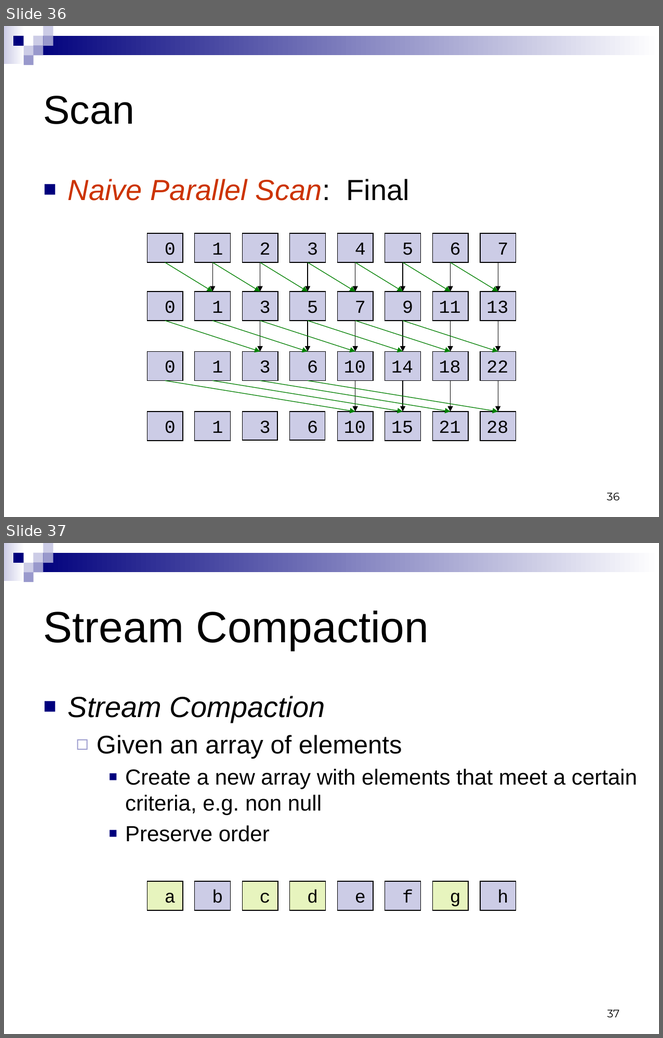
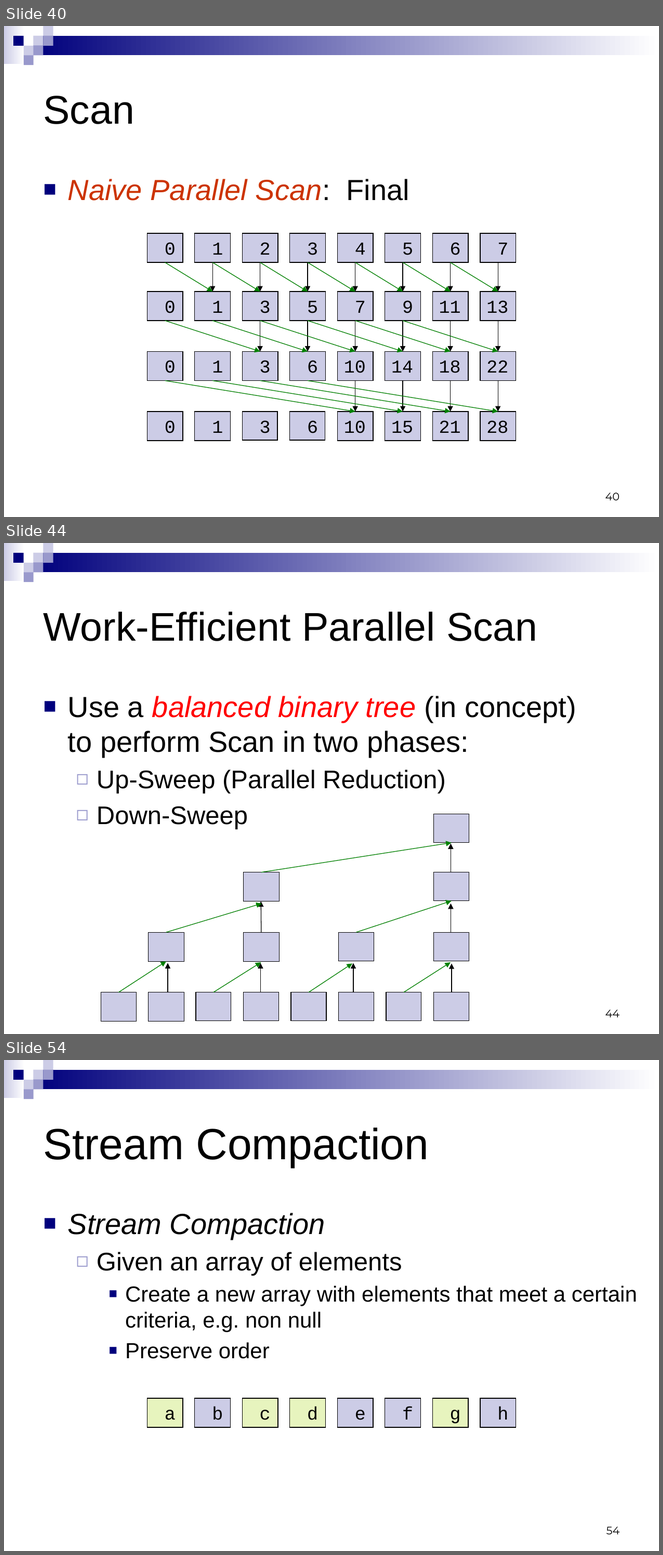
Before and after one commit to CIS565-Fall-2015/cis565-fall-2015.github.io, a slide deck: lectures/2-Parallel-Algorithms.pptx. Shown one above the other, each under a label of ours: slides 36 and 37 before the commit, slides 40, 44 and 54 after it; the slides between them are not shown. The pictures are 663x1038 and 663x1555 pixels, drawn with LibreOffice and Linux fonts; fonts in the diff are those of the drawing. Boxes give left, top, right and bottom in pixels: in the first picture for what was removed or moved away, otherwise in the second. Text is boxed around its words. In the diff, an @@ line names an element or a change of style, - is before the commit and + after.

Commit message:
Added Work Efficient Parallel Scan

```diff
--- a/lectures/2-Parallel-Algorithms.pptx
+++ b/lectures/2-Parallel-Algorithms.pptx
@@ slide 44 added at (4,543,659,1034), background #FFFFFF; not listed: 9 template elements that a slide beside it also shows @@
@@ title added at (44,612,538,641), 44 pt, text #000000 @@
+Work-Efficient Parallel Scan
@@ text added at (68,696,577,830), 32 pt, text #000000 @@
+■ Use a balanced binary tree (in concept) to perform Scan in two phases:
+  ◻ Up-Sweep (Parallel Reduction)
+  ◻ Down-Sweep
@@ rectangle added at (434,814,469,843), fill #CCCCE6, outline #000000 0.75 pt @@
@@ arrow added from (261, 873) to (452, 843), #008000 0.75 pt @@
@@ arrow added from (451, 873) to (451, 844), #000000 0.75 pt @@
@@ rectangle added at (243,873,279,901), fill #CCCCE6, outline #000000 0.75 pt @@
@@ rectangle added at (434,873,469,901), fill #CCCCE6, outline #000000 0.75 pt @@
@@ arrow added from (261, 933) to (261, 901), #000000 0.75 pt @@
@@ arrow added from (357, 933) to (452, 901), #008000 0.75 pt @@
@@ arrow added from (166, 933) to (261, 904), #008000 0.75 pt @@
@@ arrow added from (451, 933) to (451, 904), #000000 0.75 pt @@
@@ rectangle added at (148,933,184,962), fill #CCCCE6, outline #000000 0.75 pt @@
@@ rectangle added at (243,933,279,962), fill #CCCCE6, outline #000000 0.75 pt @@
@@ rectangle added at (339,933,374,962), fill #CCCCE6, outline #000000 0.75 pt @@
@@ rectangle added at (434,933,469,962), fill #CCCCE6, outline #000000 0.75 pt @@
@@ arrow added from (118, 992) to (166, 962), #008000 0.75 pt @@
@@ arrow added from (168, 992) to (168, 964), #000000 0.75 pt @@
@@ arrow added from (214, 992) to (261, 963), #008000 0.75 pt @@
@@ arrow added from (261, 992) to (261, 964), #000000 0.75 pt @@
@@ arrow added from (309, 992) to (352, 964), #008000 0.75 pt @@
@@ arrow added from (353, 992) to (353, 964), #000000 0.75 pt @@
@@ arrow added from (404, 992) to (451, 963), #008000 0.75 pt @@
@@ arrow added from (452, 992) to (452, 964), #000000 0.75 pt @@
@@ rectangle added at (101,992,137,1021), fill #CCCCE6, outline #000000 0.75 pt @@
@@ rectangle added at (148,992,184,1021), fill #CCCCE6, outline #000000 0.75 pt @@
@@ rectangle added at (196,992,231,1021), fill #CCCCE6, outline #000000 0.75 pt @@
@@ rectangle added at (243,992,279,1021), fill #CCCCE6, outline #000000 0.75 pt @@
@@ rectangle added at (291,992,326,1021), fill #CCCCE6, outline #000000 0.75 pt @@
@@ rectangle added at (339,992,374,1021), fill #CCCCE6, outline #000000 0.75 pt @@
@@ rectangle added at (386,992,422,1021), fill #CCCCE6, outline #000000 0.75 pt @@
@@ rectangle added at (434,992,469,1021), fill #CCCCE6, outline #000000 0.75 pt @@
@@ page number added at (606,1010,620,1018), 12 pt, text #000000 @@
+44
@@ what was slide 36 is now slide 40 @@
@@ page number at (606,493,620,501): text changed @@
-36
+40
@@ what was slide 37 is now slide 54 @@
@@ page number at (607,1527,620,1535): text changed @@
-37
+54
```
Also in this commit, not shown: 7 slides changed, 16 other slides added.
